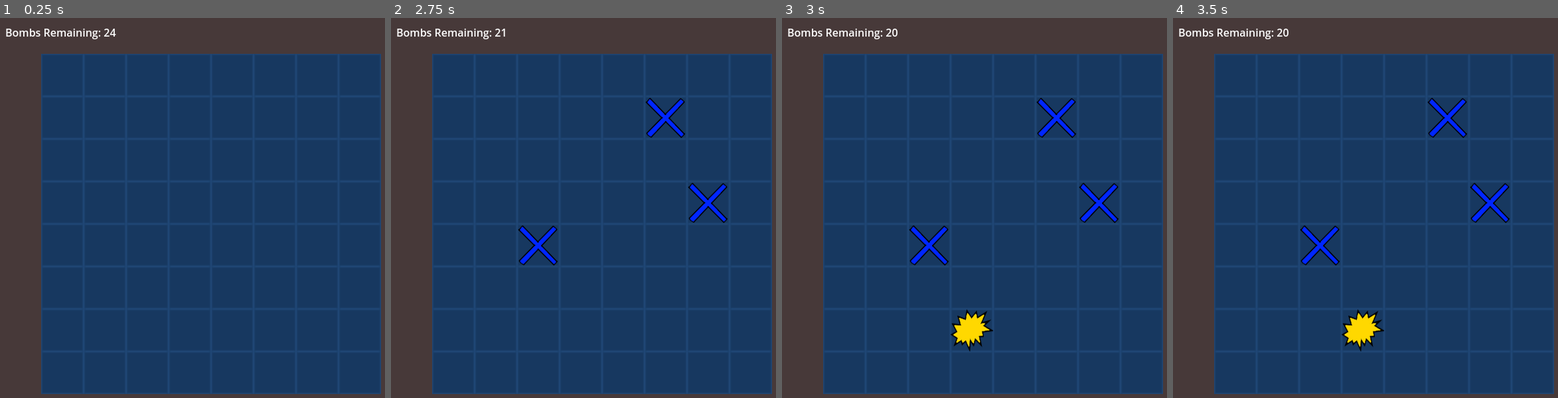
Above: before the commit, frames 1-4 (left to right).
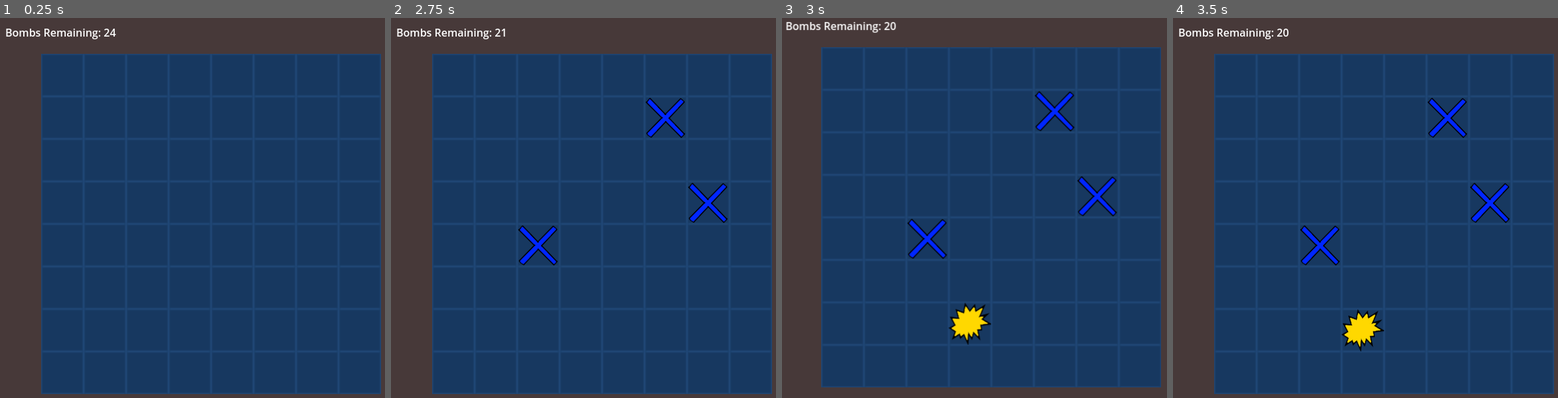
Above: after the commit, the same moments.

Repository: JustinDMS/godot-sploosh-kaboom
Game: Godot game, scene res://Scenes/main.tscn
The game is run twice, just before and just after one commit, with the same random seed, the same clock (stepped at 60 frames per second) and the same inputs.
Inputs (mouse positions are in pixels of both pictures, inside the frame that each line leads up to):
- Up to frame 1 (0.25 s): no input
- Up to frame 2 (2.75 s): tap Enter at 0.5, 2 s; move the mouse to (695, 204) at 0.52 s; click (695, 204) at 0.6 s; tap Space at 1.25 s; move the mouse to (518, 246) at 1.27 s; click (518, 246) at 1.35 s; move the mouse to (645, 132) at 2.02 s; click (645, 132) at 2.1 s
- Up to frame 3 (3 s): tap Space at 2.75 s; move the mouse to (970, 310) at 2.77 s; click (970, 310) at 2.85 s
- Up to frame 4 (3.5 s): no input

Frames 1-2 are identical in both runs. In frame 3, 7.2% of the frame differs, in the area x 1-99%, y 1-99%; in frame 4, nothing differs.

Commit message:
Added camera shake on hit

Diff:
--- a/Scenes/main.tscn
+++ b/Scenes/main.tscn
@@ -1,9 +1,10 @@
-[gd_scene load_steps=19 format=3 uid="uid://ct3j6qyj8l0jx"]
+[gd_scene load_steps=20 format=3 uid="uid://ct3j6qyj8l0jx"]
 
 [ext_resource type="Script" path="res://Scripts/grid.gd" id="1_b362q"]
 [ext_resource type="Script" path="res://Scripts/main.gd" id="1_ka0ip"]
 [ext_resource type="Texture2D" uid="uid://bm0c22exil204" path="res://Assets/hit.png" id="2_231uf"]
 [ext_resource type="Texture2D" uid="uid://dqchnvfm1g3hk" path="res://Assets/miss.png" id="3_fiso6"]
+[ext_resource type="Script" path="res://Scripts/camera.gd" id="5_qhwh6"]
 
 [sub_resource type="Gradient" id="Gradient_xpfdn"]
 offsets = PackedFloat32Array(0, 0.05, 0.95, 1)
@@ -81,7 +82,7 @@
 tile_set = SubResource("TileSet_5jme1")
 format = 2
 layer_0/name = "background"
-layer_0/tile_data = PackedInt32Array(1, 3, 0, 65537, 2, 0, 1 …(1275 unchanged characters)… 589831, 3, 0, 589832, 3, 0, 589833, 3, 0)
+layer_0/tile_data = PackedInt32Array(1, 3, 0, 65537, 2, 0, 1 …(1275 unchanged characters)… 589831, 3, 0, 589832, 3, 0, 589833, 3, 0, -1, 3, 0, 65535, 3, 0, 131071, 3, 0, 196607, 3, 0, 262143, 3, 0, 327679, 3, 0, 393215, 3, 0, 458751, 3, 0, 524287, 3, 0, 589823, 3, 0, 655359, 3, 0, 720895, 3, 0, 655360, 3, 0, 655361, 3, 0, 655362, 3, 0, 655363, 3, 0, 655364, 3, 0, 655365, 3, 0, 655366, 3, 0, 655367, 3, 0, 655368, 3, 0, 655369, 3, 0, 655370, 3, 0, 589834, 3, 0, 524298, 3, 0, 458762, 3, 0, 393226, 3, 0, 327690, 3, 0, 262154, 3, 0, 196618, 3, 0, 131082, 3, 0, 65546, 3, 0, 10, 3, 0, -65526, 3, 0, -65527, 3, 0, -65528, 3, 0, -65529, 3, 0, -65530, 3, 0, -65531, 3, 0, -65532, 3, 0, -65533, 3, 0, -65534, 3, 0, -65535, 3, 0, -65536, 3, 0)
 layer_1/name = "grid x"
 layer_1/enabled = true
 layer_1/modulate = Color(1, 1, 1, 1)
@@ -114,6 +115,10 @@
 
 [node name="Camera2D" type="Camera2D" parent="."]
 anchor_mode = 0
+script = ExtResource("5_qhwh6")
+
+[node name="ShakeTimer" type="Timer" parent="Camera2D"]
+one_shot = true
 
 [node name="HUD" type="Control" parent="."]
 layout_mode = 3
@@ -175,3 +180,4 @@
 text = "Quit"
 
 [connection signal="fired" from="Grid" to="." method="_on_grid_fired"]
+[connection signal="timeout" from="Camera2D/ShakeTimer" to="Camera2D" method="_on_shake_timer_timeout"]
--- /dev/null
+++ b/Scripts/camera.gd
@@ -0,0 +1,27 @@
+extends Camera2D
+
+const shake_strength : float = 10.0
+const shake_duration : float = 0.25
+
+@onready var timer = $ShakeTimer
+
+
+func _process(delta):
+	if not timer.is_stopped():
+		setOffset()
+
+
+func shake():
+	timer.start(shake_duration)
+
+
+func setOffset():
+	offset = Vector2(randf_range(-1, 1) * shake_strength, randf_range(-1, 1) * shake_strength)
+
+
+func resetCamera() -> void:
+	offset = Vector2.ZERO
+
+
+func _on_shake_timer_timeout():
+	resetCamera()
--- a/Scripts/main.gd
+++ b/Scripts/main.gd
@@ -11,9 +11,10 @@
 var ship_coords : Dictionary
 var bombs_remaining : int = MAX_BOMBS
 
-
 @onready var grid = $Grid
 @onready var bombs_label = $HUD/Bombs
+@onready var camera = $Camera2D
+
 
 func _ready():
 	@warning_ignore("assert_always_true")
@@ -94,6 +95,9 @@
 			if not ship_coords[ship]:
 				print("Ship size ", ship, " sunk!")
 				ship_coords.erase(ship)
+
+			# Camera shake
+			camera.shake()
 			return
 
 	# If no ship coordinate is found, it's a miss
